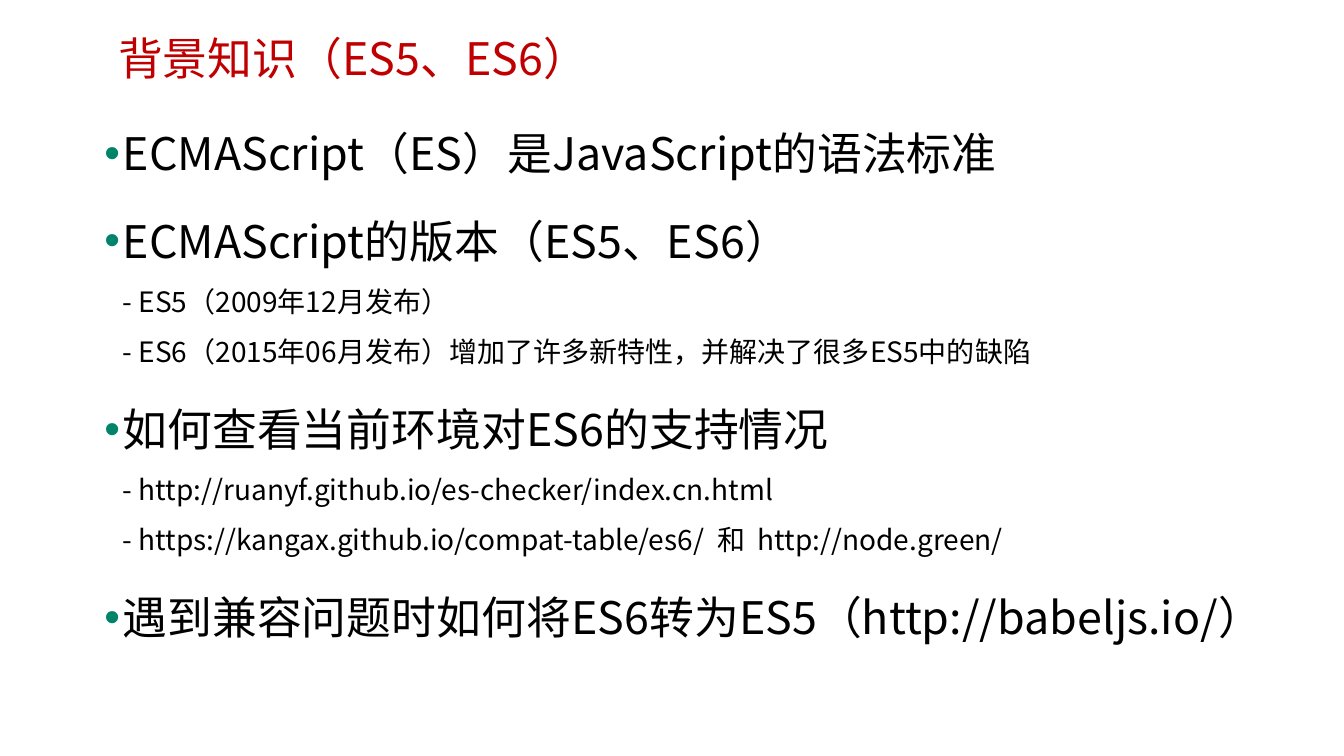
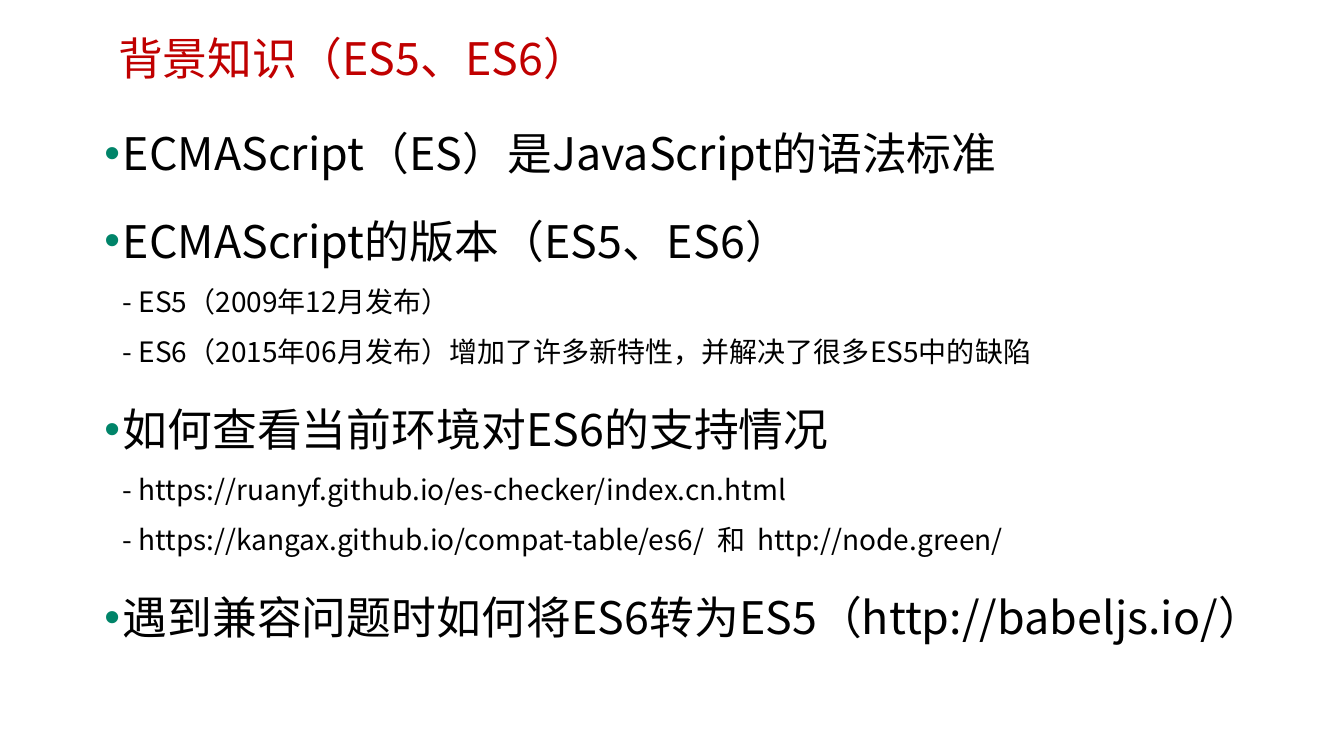
Before and after one commit to edu2act/course-javascript-advanced, a slide deck: slide 2 of 课程PPT/13.ECMAScript 6 一.pptx. Drawn at 1344x756 pixels with LibreOffice and Linux fonts; fonts in the diff are those of the drawing; background and template pictures are left out. Boxes give left, top, right and bottom in pixels: in the first picture for what was removed or moved away, otherwise in the second. Text is boxed around its words. In the diff, an @@ line names an element or a change of style, - is before the commit and + after.

```diff
--- a/课程PPT/13.ECMAScript 6 一.pptx
+++ b/课程PPT/13.ECMAScript 6 一.pptx
@@ text at (123,408,1003,557): text changed @@
-• 如何查看当前环境对ES6的支持情况
-  - http://ruanyf.github.io/es-checker/index.cn.html
-  - https://kangax.github.io/compat-table/es6/ 和 http://node.green/
+• 如何查看当前环境对ES6的支持情况
+  - https://ruanyf.github.io/es-checker/index.cn.html
+  - https://kangax.github.io/compat-table/es6/ 和 http://node.green/
```
Also in this commit, not shown: 2 other slides changed, 9 other files.
